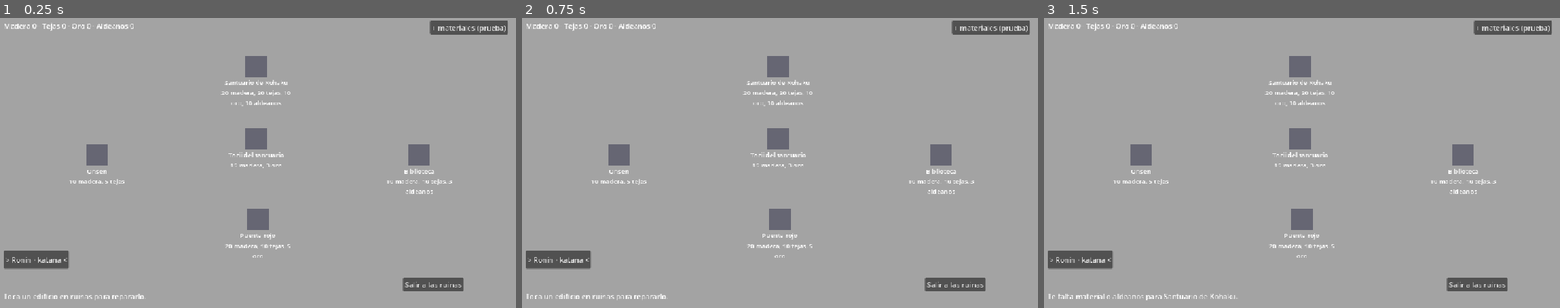
Above: before the commit, frames 1-3 (left to right).
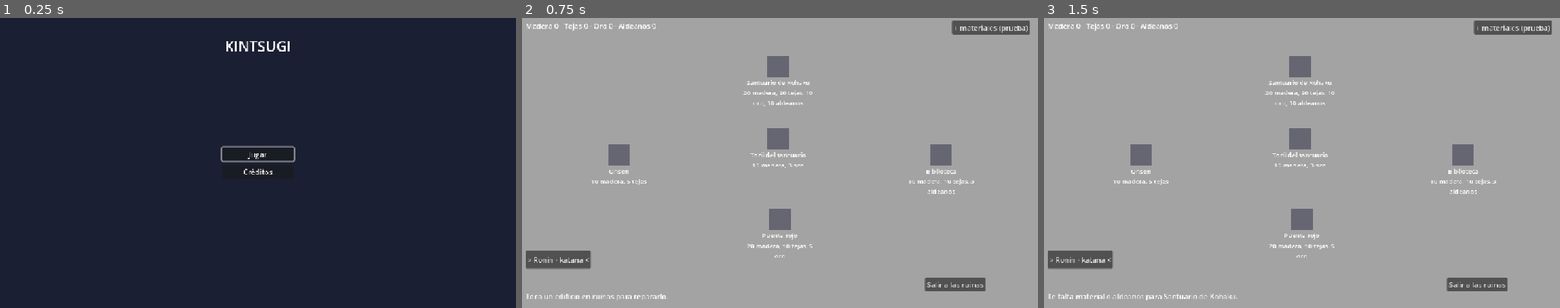
Above: after the commit, the same moments.

Repository: dotrashtrash-png/kintsugi
Game: Godot game, scene res://escenas/ui/MenuPrincipal.tscn
Same seed, same stepped clock (60 frames per second), same inputs: the game is played once before the commit and once after it. Before the commit the project starts from res://escenas/base/Aldea.tscn.
Inputs (mouse positions are in pixels of both pictures, inside the frame that each line leads up to):
- Up to frame 1 (0.25 s): no input
- Up to frame 2 (0.75 s): click (780, 154) at 0.5 s, where only the run after the commit has a clickable "Jugar"
- Up to frame 3 (1.5 s): click (1302, 67) at 1.27 s

The runs differ from the first frame. In frame 1, 100% of the frame differs, in the area x 0-100%, y 0-100%; in frame 2, nothing differs; in frame 3, nothing differs.

Commit message:
Cambio escena principal

Diff:
--- a/project.godot
+++ b/project.godot
@@ -11,7 +11,7 @@
 [application]
 
 config/name="kintsugi"
-run/main_scene="uid://d1jjywxs00c1h"
+run/main_scene="uid://ds0hnnl7vm728"
 config/features=PackedStringArray("4.7", "GL Compatibility")
 config/icon="res://icon.svg"
 
